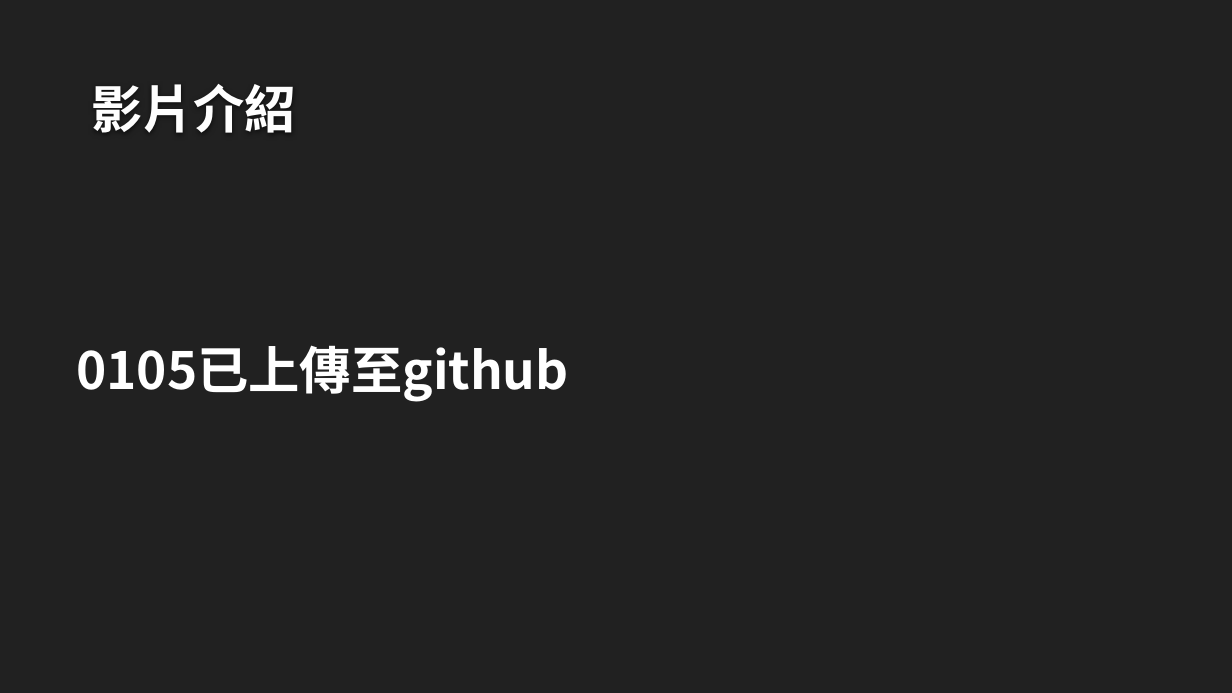
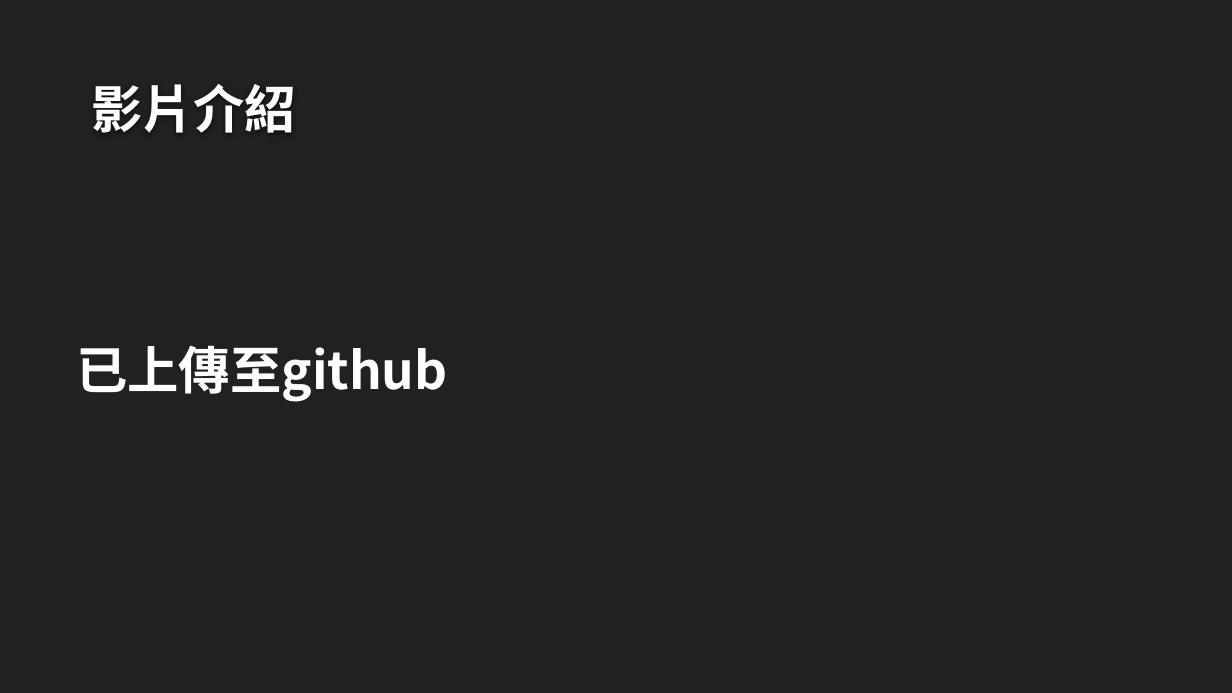
Before and after one commit to gmkevin00/Snapping-for-the-world, a slide deck: slide 6 of ppt/JSproject.pptx. Drawn at 1232x693 pixels with LibreOffice and Linux fonts; fonts in the diff are those of the drawing; background and template pictures are left out. Boxes give left, top, right and bottom in pixels: in the first picture for what was removed or moved away, otherwise in the second. Text is boxed around its words. In the diff, an @@ line names an element or a change of style, - is before the commit and + after.

Commit message:
0105 fix the bugs and edit ppt file

```diff
--- a/ppt/JSproject.pptx
+++ b/ppt/JSproject.pptx
@@ text at box(76, 345, 447, 402): text changed @@
-0105已上傳至github
+已上傳至github
```
